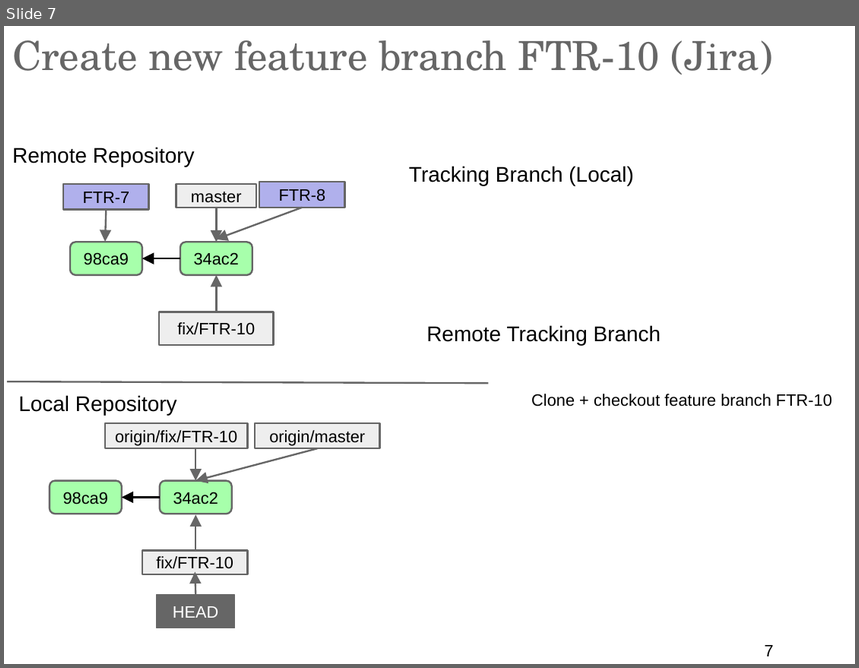
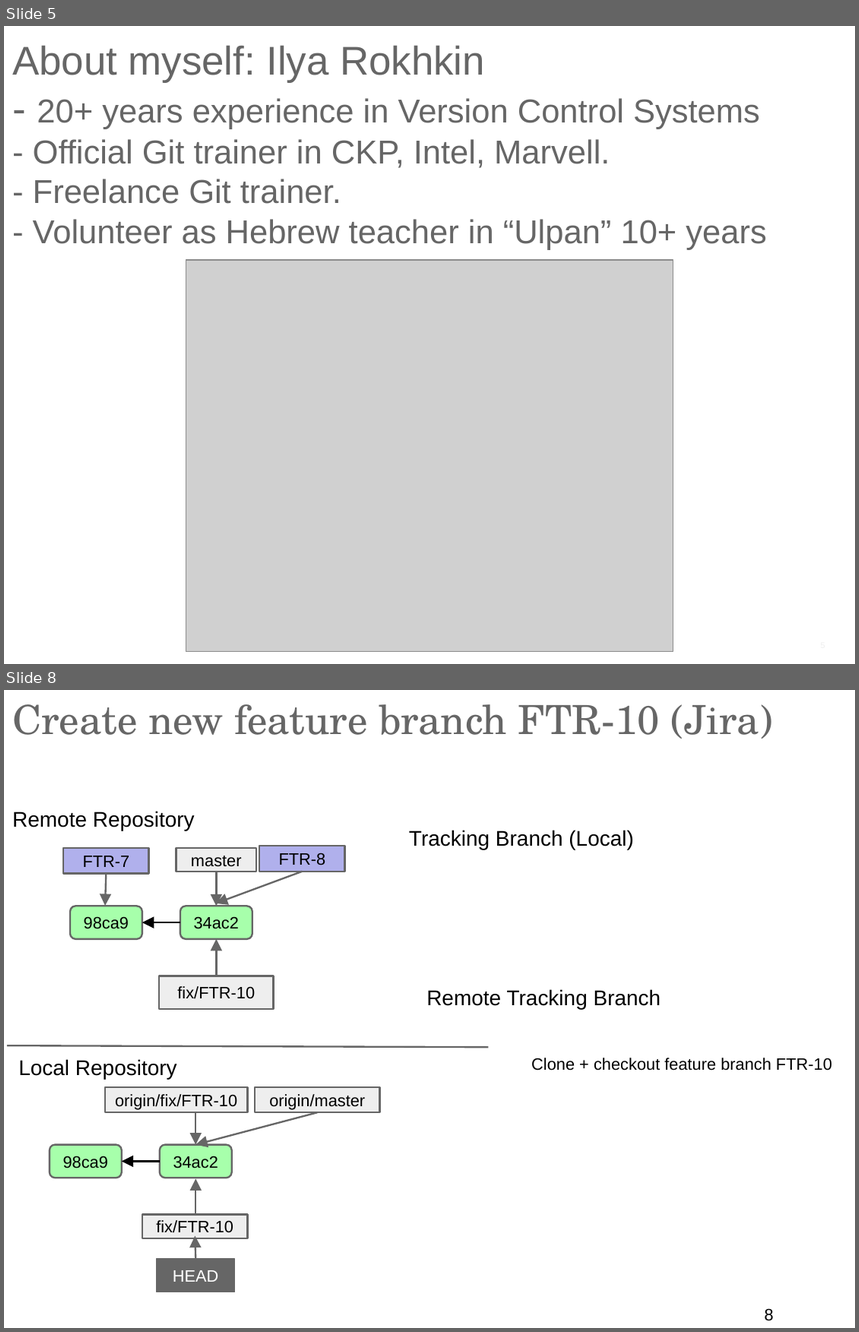
Before and after one commit to ilyaro/mysite, a slide deck: WorkStuff/Courses/Git/Git_Gitlab_Best_Practices/Git_Gitlab_BestPractices.pptx. Shown one above the other, each under a label of ours: slide 7 before the commit, slides 5 and 8 after it; the slides between them are not shown. The pictures are 859x668 and 859x1332 pixels, drawn with LibreOffice and Linux fonts; fonts in the diff are those of the drawing; grey boxes stand for pictures. Boxes give left, top, right and bottom in pixels: in the first picture for what was removed or moved away, otherwise in the second. Text is boxed around its words. In the diff, an @@ line names an element or a change of style, - is before the commit and + after.

Commit message:
Adding about myself

```diff
--- a/WorkStuff/Courses/Git/Git_Gitlab_Best_Practices/Git_Gitlab_BestPractices.pptx
+++ b/WorkStuff/Courses/Git/Git_Gitlab_Best_Practices/Git_Gitlab_BestPractices.pptx
@@ slide 5 added at [4,26,855,664], background #FFFFFF @@
@@ title added at [12,45,766,250], 28 pt, text #666666 @@
+About myself: Ilya Rokhkin
+- 20+ years experience in Version Control Systems
+- Official Git trainer in CKP, Intel, Marvell.
+- Freelance Git trainer.
+- Volunteer as Hebrew teacher in “Ulpan” 10+ years
@@ picture added at [186,260,674,651] @@
@@ what was slide 7 is now slide 8 @@
@@ page number at [765,1309,774,1322]: text changed @@
-7
+8
```
Also in this commit, not shown: 4 slides changed, 1 other slide added.
